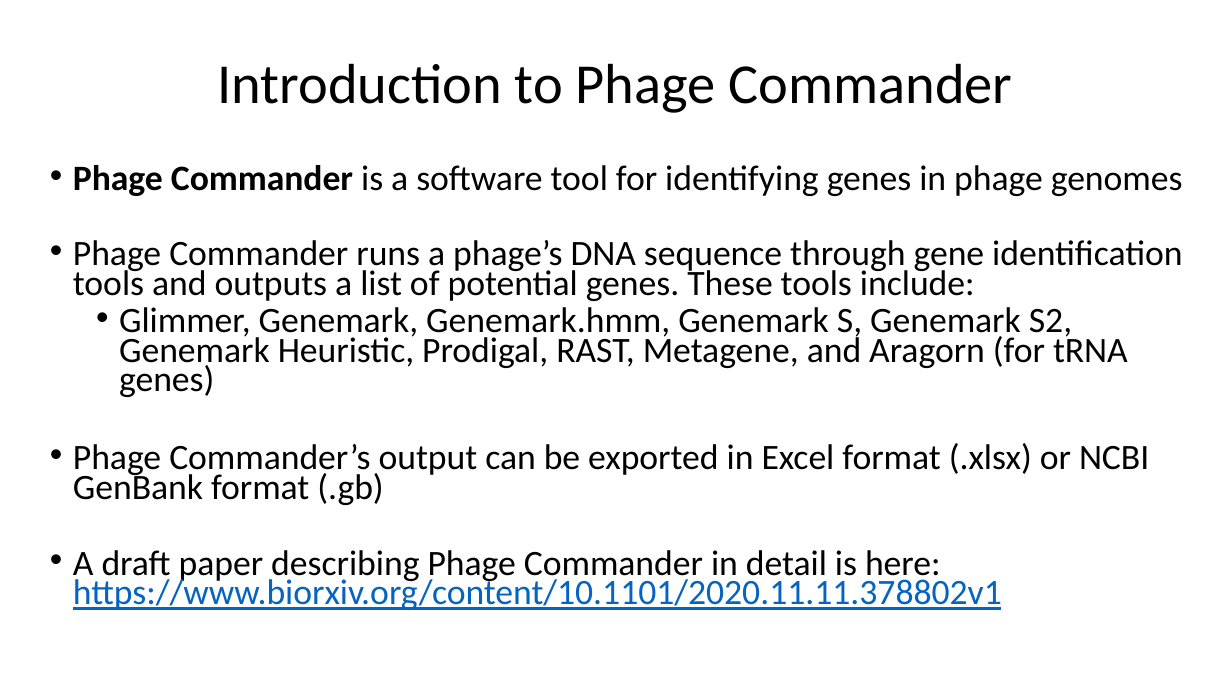
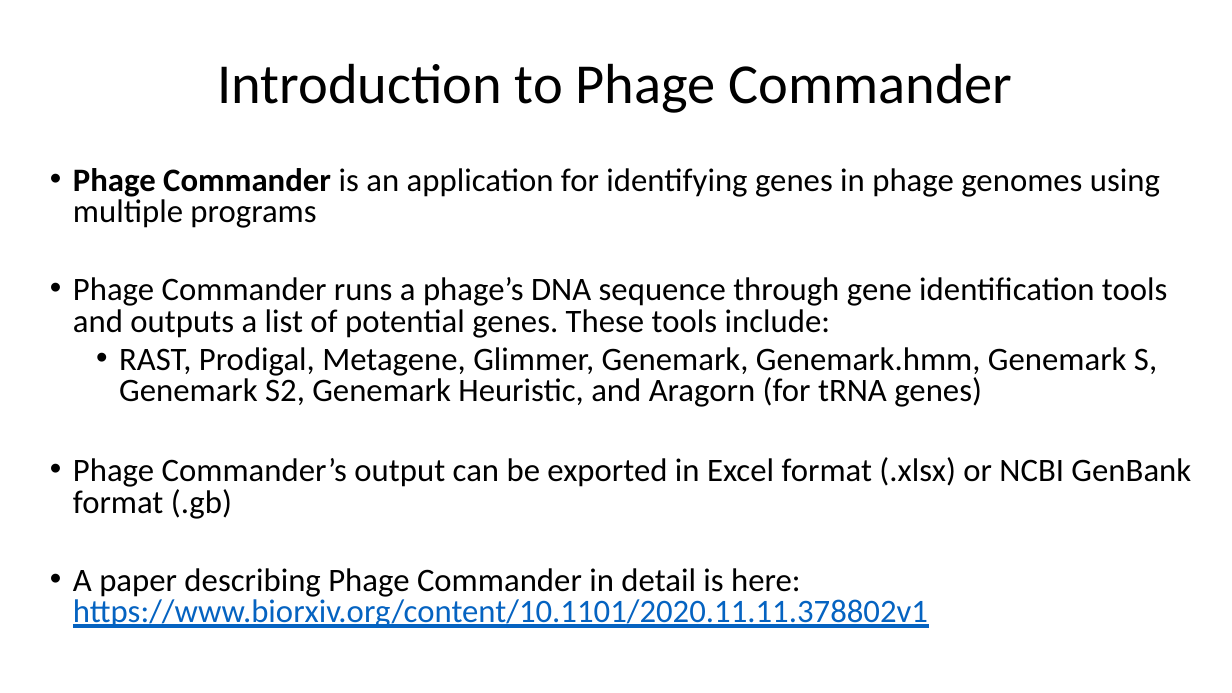
Before and after one commit to sarah-harris/PhageCommander, a slide deck: slide 1 of Phage Commander User Guide.pptx. Drawn at 1232x693 pixels with LibreOffice and Linux fonts; fonts in the diff are those of the drawing. Boxes give left, top, right and bottom in pixels: in the first picture for what was removed or moved away, otherwise in the second. Text is boxed around its words. In the diff, an @@ line names an element or a change of style, - is before the commit and + after.

```diff
--- a/Phage Commander User Guide.pptx
+++ b/Phage Commander User Guide.pptx
@@ text at (73, 168, 1160, 228): text changed; size 27.8 to 25.5 pt @@
-• Phage Commander is a software tool for identifying genes in phage genomes
+• Phage Commander is an application for identifying genes in phage genomes using multiple programs
@@ text at (73, 277, 1191, 519): size 27.8 to 25.5 pt in "Phage Commander runs a phage’s DNA sequence ...", "Phage Commander’s output can be exported in ..."; line spacing 0.7 to 0.8 @@
@@ text at (119, 347, 1157, 407): text changed; size 27.8 to 25.5 pt @@
-  • Glimmer, Genemark, Genemark.hmm, Genemark S, Genemark S2, Genemark Heuristic, Prodigal, RAST, Metagene, and Aragorn (for tRNA genes)
+  • RAST, Prodigal, Metagene, Glimmer, Genemark, Genemark.hmm, Genemark S, Genemark S2, Genemark Heuristic, and Aragorn (for tRNA genes)
@@ text at (73, 568, 928, 628): text changed; size 27.8 to 25.5 pt @@
-• A draft paper describing Phage Commander in detail is here: https://www.biorxiv.org/content/10.1101/2020.11.11.378802v1
+• A paper describing Phage Commander in detail is here: https://www.biorxiv.org/content/10.1101/2020.11.11.378802v1
```
Also in this commit, not shown: 8 other slides changed, 6 slides added, 39 other files.
